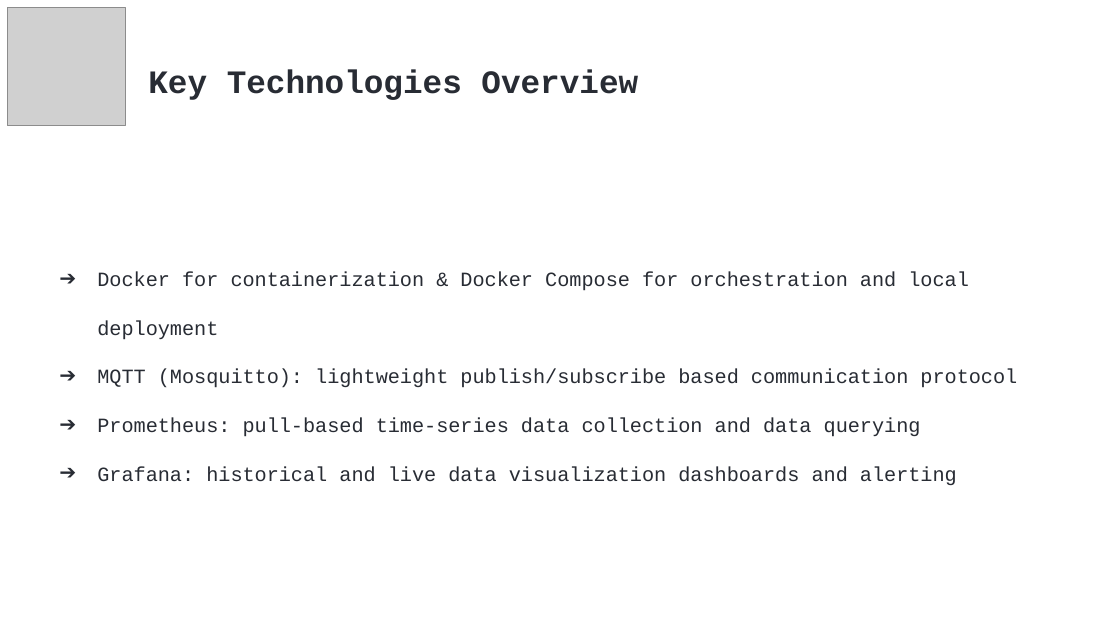
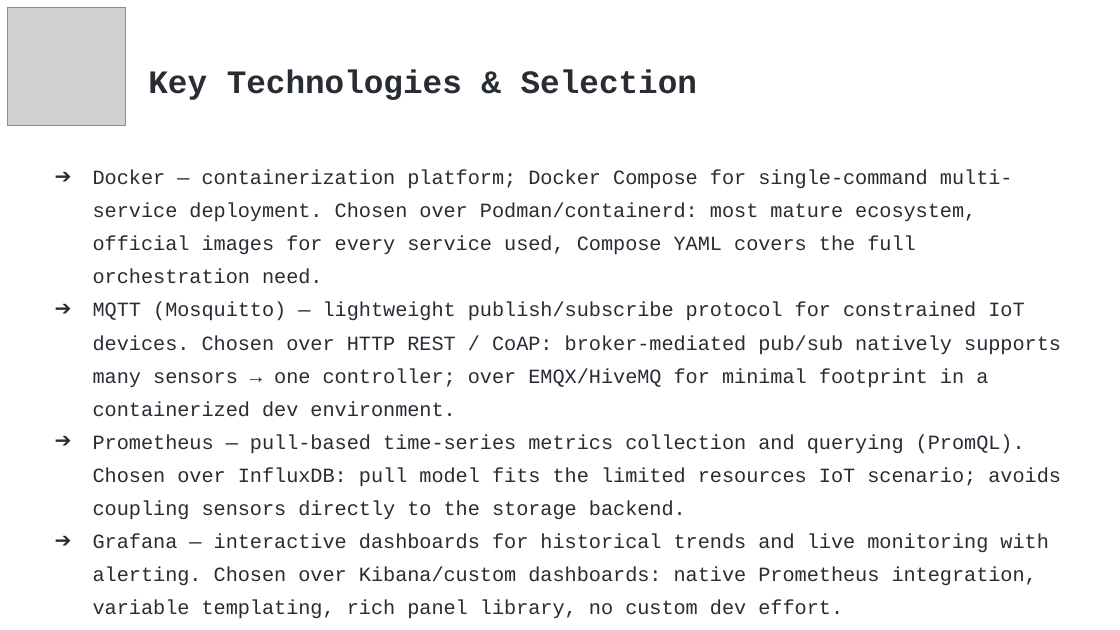
Before and after one commit to tasoszamp/thesis, a slide deck: slide 9 of article/Presentantion.pptx (slide 8 before the commit). Drawn at 1120x630 pixels with LibreOffice and Linux fonts; fonts in the diff are those of the drawing; grey boxes stand for pictures. Boxes give left, top, right and bottom in pixels: in the first picture for what was removed or moved away, otherwise in the second. Text is boxed around its words. In the diff, an @@ line names an element or a change of style, - is before the commit and + after.

```diff
--- a/article/Presentantion.pptx
+++ b/article/Presentantion.pptx
@@ text at <box>148,69,697,100</box>: text changed @@
-Key Technologies Overview
+Key Technologies & Selection
@@ text at <box>93,170,1061,619</box>: text changed @@
-➔ Docker for containerization & Docker Compose for orchestration and local deployment
-➔ MQTT (Mosquitto): lightweight publish/subscribe based communication protocol
-➔ Prometheus: pull-based time-series data collection and data querying
-➔ Grafana: historical and live data visualization dashboards and alerting
+➔ Docker — containerization platform; Docker Compose for single-command multi-service deployment. Chosen over Podman/containerd: most mature ecosystem, official images for every service used, Compose YAML covers the full orchestration need.
+➔ MQTT (Mosquitto) — lightweight publish/subscribe protocol for constrained IoT devices. Chosen over HTTP REST / CoAP: broker-mediated pub/sub natively supports many sensors → one controller; over EMQX/HiveMQ for minimal footprint in a containerized dev environment.
+➔ Prometheus — pull-based time-series metrics collection and querying (PromQL). Chosen over InfluxDB: pull model fits the limited resources IoT scenario; avoids coupling sensors directly to the storage backend.
+➔ Grafana — interactive dashboards for historical trends and live monitoring with alerting. Chosen over Kibana/custom dashboards: native Prometheus integration, variable templating, rich panel library, no custom dev effort.
```
Also in this commit, not shown: 9 other slides changed, 1 slide added.
